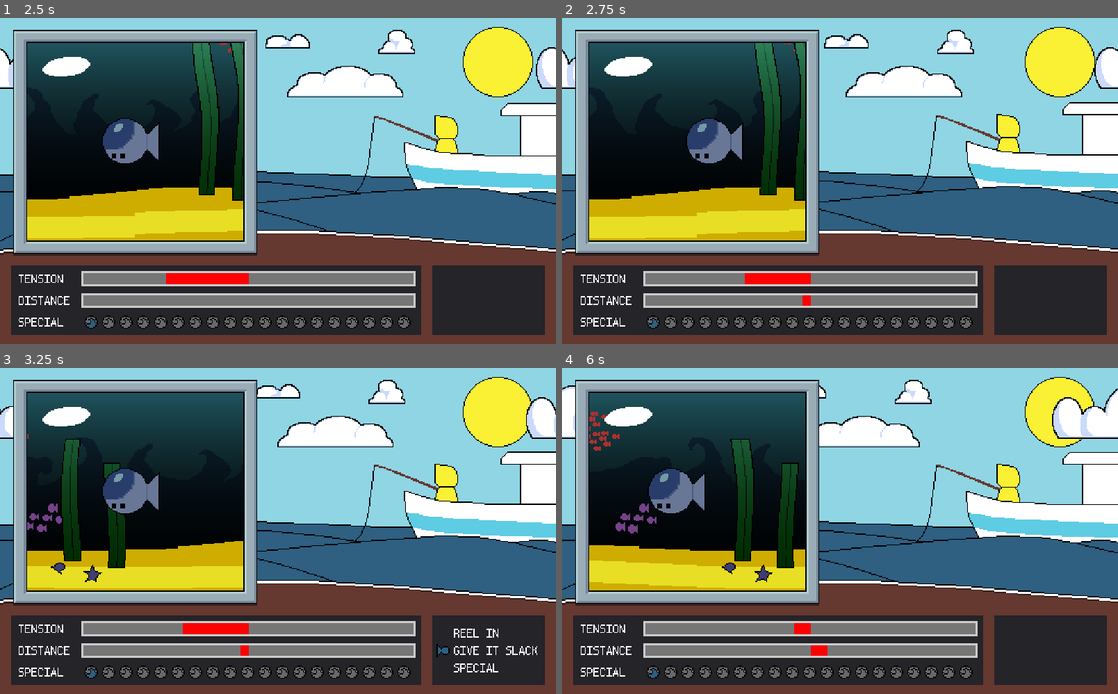
Above: before the commit, frames 1-4 (two rows, left to right).
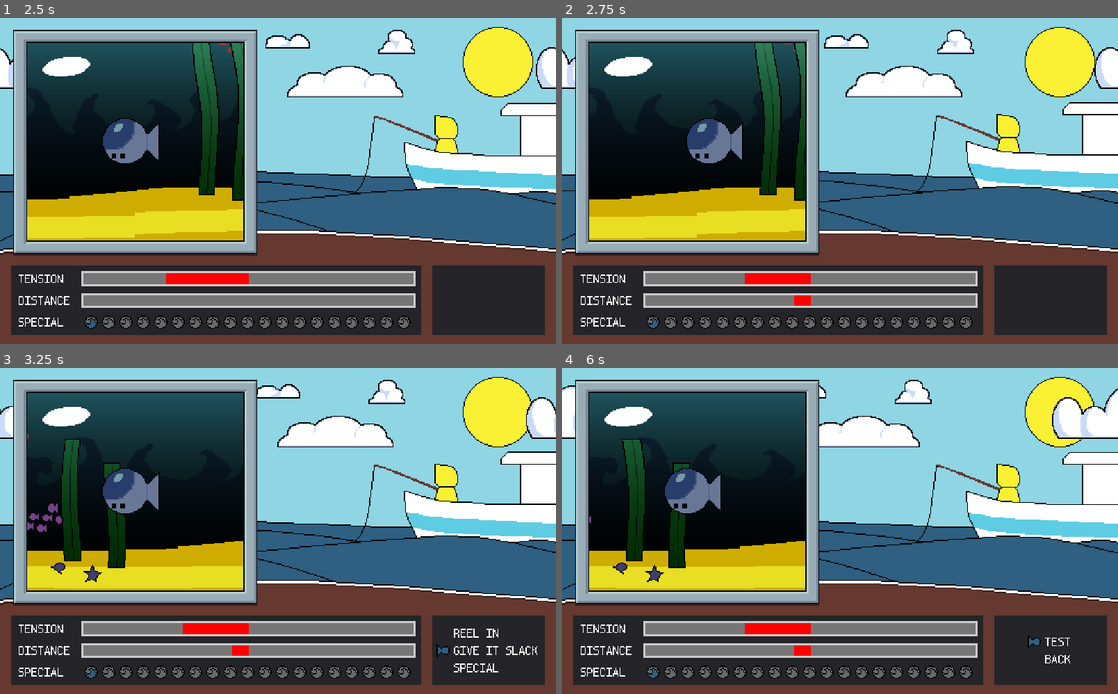
Above: after the commit, the same moments.

Repository: TateKennington/Battle-Fish-Saga
Game: Godot game, scene res://GUI/MainMenu.tscn
Two runs of this game, one before a commit and one after it. Both use one fixed random seed, a clock stepped at 60 frames per second and the inputs below. The engine's default icon, where the game draws it, is replaced by a stand-in: a white triangle on a blue panel in a dark square.
Inputs:
- Up to frame 1 (2.5 s): tap Enter at 0.5 s; hold Up 0.53-1.28 s; tap Space at 0.77, 1.52 s; hold Down 1.28-2.03 s; hold Up from 2.03 s (still down)
- Up to frame 2 (2.75 s): keep holding Up
- Up to frame 3 (3.25 s): keep holding Up; tap Space at 3.02 s
- Up to frame 4 (6 s): release Up at 3.53 s; hold Down 3.53-5.78 s; tap Space at 3.77, 4.52 s; hold Up from 5.78 s (still down)

Frame 1 is identical in both runs. In frame 2, less than 0.1% of the frame differs, in the area x 41-44%, y 85-89%; in frame 3, less than 0.1%; in frame 4, 6.5%, in the area x 4-92%, y 13-91%.

Commit message:
Refactor abilities to extend Resource

Diff:
--- a/Battle.gd
+++ b/Battle.gd
@@ -9,20 +9,23 @@
 
 var distance: float = 0;
 var tension: float = 0;
+
+var tension_points: int = 0;
+var slack_points: int = 0;
+
 var time: float = 0;
 
 func _ready():
 	enemy.connect("move", self, "on_move");
-	player.connect_abilities(self)
 	gui.set_tension(0)
 	gui.set_distance(0)
 
-	var move_list = player.get_moves_list();
-	gui.set_moves_list(move_list)
-	for move in move_list:
+	gui.set_moves_list(player.abilities)
+	for move in player.abilities:
 		if move.fish_animation == null:
 			continue
-		enemy.add_animation(move.move_name.to_lower(), move.fish_animation)
+		print(move.move_name)
+		enemy.add_animation(move.move_name, move.fish_animation)
 	play_turn();
 
 func play_turn():
@@ -31,8 +34,10 @@
 	check_end();
 	if tension >= 0 :
 		gui.push_special(Special_Counter.State.Tense)
+		tension_points += 1
 	else:
 		gui.push_special(Special_Counter.State.Slack)
+		slack_points += 1
 	yield(get_tree().create_timer(1), 'timeout')
 	enemy.play_turn()
 	yield(enemy, "turn_finished")
@@ -47,15 +52,20 @@
 		emit_signal("lose")
 		SceneManager.load_mainmenu();
 
-func on_move(distance_change: float, tension_change: float, move_name: String):
-	print(distance_change)
-	print(tension_change)
-	distance += distance_change;
-	tension += tension_change;
+func on_move(move: Ability):
+	distance += move.distance_change;
+	tension += move.tension_change;
+
+	tension_points -= move.tension_cost;
+	slack_points -= move.slack_cost;
+
 	gui.set_tension(tension);
 	gui.set_distance(distance);
 
-	enemy.play_animation(move_name)
+	enemy.play_animation(move.move_name)
+
+func can_use_move(move: Ability):
+	return tension_points >= move.tension_cost && slack_points >= move.slack_cost
 
 func _process(delta: float):
 	time += delta
--- a/Battle.tscn
+++ b/Battle.tscn
@@ -126,3 +126,4 @@
 current = true
 limit_top = 0
 limit_bottom = 300
+[connection signal="choose_move" from="CanvasLayer/BattleGUI" to="." method="on_move"]
--- /dev/null
+++ b/Enemy/DonkFish/Donk.tres
@@ -0,0 +1,11 @@
+[gd_resource type="Resource" load_steps=2 format=2]
+
+[ext_resource path="res://Player/Abilities/Ability.gd" type="Script" id=1]
+
+[resource]
+script = ExtResource( 1 )
+move_name = "Donk"
+tension_cost = 0
+slack_cost = 0
+tension_change = 10
+distance_change = -10
--- a/Enemy/DonkFish/DonkFish.gd
+++ b/Enemy/DonkFish/DonkFish.gd
@@ -2,7 +2,9 @@
 
 signal move(distance_change, tension_change, move_name)
 
+export(Resource) var donk;
+
 func play_turn():
-	emit_signal("move", -5, 10, 'donk')
+	emit_signal("move", donk)
 	yield(anim_player, 'animation_finished')
 	.play_turn();
--- a/Enemy/DonkFish/DonkFish.tscn
+++ b/Enemy/DonkFish/DonkFish.tscn
@@ -1,8 +1,9 @@
-[gd_scene load_steps=5 format=2]
+[gd_scene load_steps=6 format=2]
 
 [ext_resource path="res://Enemy/Enemy.tscn" type="PackedScene" id=1]
 [ext_resource path="res://Enemy/DonkFish/DonkFish.gd" type="Script" id=2]
 [ext_resource path="res://Enemy/DonkFish/DonkFish.png" type="Texture" id=3]
+[ext_resource path="res://Enemy/DonkFish/Donk.tres" type="Resource" id=4]
 
 [sub_resource type="Animation" id=1]
 resource_name = "donk"
@@ -48,6 +49,7 @@
 
 [node name="DonkFish" instance=ExtResource( 1 )]
 script = ExtResource( 2 )
+donk = ExtResource( 4 )
 
 [node name="Sprite" parent="." index="0"]
 texture = ExtResource( 3 )
--- a/GUI/BattleGUI.gd
+++ b/GUI/BattleGUI.gd
@@ -9,6 +9,7 @@
 onready var distance_bar: TensionBar = $StatsPanel/Distance/DistanceBar
 onready var special_bar = $StatsPanel/Special/SpecialBar
 onready var menu: Menu = $Panel/CenterContainer/Menu
+onready var battle = get_tree().root.get_node('Battle');
 
 var moves_list;
 var current_menu;
@@ -30,12 +31,10 @@
 			moves_list["basics"].append(move);
 
 	current_menu = "basics"
-	var special = Ability.new();
-	special.move_name = 'special'
+	var special = Ability.new('special');
 	moves_list["basics"].append(special);
 
-	var back = Ability.new();
-	back.move_name = 'back'
+	var back = Ability.new('back');
 	moves_list["specials"].append(back);
 	update_menu();
 
@@ -52,6 +51,8 @@
 
 func select_move(index: int):
 	var current_move: Ability = moves_list[current_menu][index]
+	if !battle.can_use_move(current_move):
+		return
 	if current_move.move_name == "special":
 		change_menu("specials")
 		return;
@@ -62,12 +63,11 @@
 	if current_move.tension_cost > 0 || current_move.slack_cost > 0:
 		special_bar.spend(current_move.tension_cost, current_move.slack_cost)
 	special_bar.clear_cost()
-	current_move.ability();
-	emit_signal("choose_move")
+	emit_signal("choose_move", current_move)
 
 func hover_move(index: int):
 	var current_move: Ability = moves_list[current_menu][index]
-	if current_move.tension_cost > 0 || current_move.slack_cost > 0:
+	if current_move.tension_cost > 0 || current_move.slack_cost > 0 && battle.can_use_move(current_move):
 		special_bar.show_cost(current_move.tension_cost, current_move.slack_cost)
 		return;
 	special_bar.clear_cost()
--- a/Player/Abilities/Ability.gd
+++ b/Player/Abilities/Ability.gd
@@ -1,13 +1,28 @@
-extends Node;
+extends Resource;
 
 class_name Ability
 
-signal move(distance_change, tension_change, move_name);
+export(String) var move_name: String setget set_move_name
+export(int) var tension_cost: int;
+export(int) var slack_cost: int;
+export(int) var tension_change: int;
+export(int) var distance_change: int;
+export(Animation) var fish_animation: Animation;
 
-var move_name: String = 'Unnamed'
-var tension_cost: int = 0;
-var slack_cost: int = 0;
-var fish_animation: Animation;
+func set_move_name(new_move_name: String):
+	move_name = new_move_name.to_lower()
 
-func ability():
-	print("Ability not implemented")
+func _init(
+	_move_name = 'Unnamed'.to_lower(),
+	_tension_change = 0,
+	_distance_change = 0,
+	_fish_animation = null,
+	_tension_cost = 0,
+	_slack_cost = 0
+):
+	move_name = _move_name.to_lower()
+	tension_change = _tension_change
+	distance_change = _distance_change
+	fish_animation = _fish_animation
+	tension_cost = _tension_cost
+	slack_cost = _slack_cost
--- a/Player/Abilities/GiveItSlack/GiveItSlack.gd
+++ /dev/null
@@ -1,7 +0,0 @@
-extends "res://Player/Abilities/Ability.gd"
-
-func _ready():
-	move_name = "Give it Slack"
-
-func ability():
-	emit_signal("move", 0, -50, move_name.to_lower())
--- /dev/null
+++ b/Player/Abilities/GiveItSlack/GiveItSlack.tres
@@ -0,0 +1,11 @@
+[gd_resource type="Resource" load_steps=2 format=2]
+
+[ext_resource path="res://Player/Abilities/Ability.gd" type="Script" id=1]
+
+[resource]
+script = ExtResource( 1 )
+move_name = "Give it Slack"
+tension_cost = 0
+slack_cost = 0
+tension_change = -50
+distance_change = 0
--- a/Player/Abilities/ReelIn/ReelIn.gd
+++ /dev/null
@@ -1,8 +0,0 @@
-extends "res://Player/Abilities/Ability.gd"
-
-func _ready():
-	move_name = "Reel In"
-	fish_animation = load('res://Player/Abilities/ReelIn/FishAnimation.tres')
-
-func ability():
-	emit_signal("move", 20, 20, move_name.to_lower())
--- /dev/null
+++ b/Player/Abilities/ReelIn/ReelIn.tres
@@ -0,0 +1,13 @@
+[gd_resource type="Resource" load_steps=3 format=2]
+
+[ext_resource path="res://Player/Abilities/Ability.gd" type="Script" id=1]
+[ext_resource path="res://Player/Abilities/ReelIn/FishAnimation.tres" type="Animation" id=2]
+
+[resource]
+script = ExtResource( 1 )
+move_name = "Reel In"
+tension_cost = 0
+slack_cost = 0
+tension_change = 20
+distance_change = 20
+fish_animation = ExtResource( 2 )
--- a/Player/Player.gd
+++ b/Player/Player.gd
@@ -2,11 +2,4 @@
 
 class_name Player
 
-onready var abilities = $Abilities;
-
-func get_moves_list() -> Array:
-	return abilities.get_children();
-
-func connect_abilities(reciever: Object):
-	for ability in abilities.get_children():
-		ability.connect('move', reciever, 'on_move')
+export(Array, Resource) var abilities = [];
--- a/Player/Player.tscn
+++ b/Player/Player.tscn
@@ -1,24 +1,22 @@
-[gd_scene load_steps=6 format=2]
+[gd_scene load_steps=7 format=2]
 
 [ext_resource path="res://Player/Player.gd" type="Script" id=1]
-[ext_resource path="res://Player/Abilities/ReelIn/ReelIn.gd" type="Script" id=2]
-[ext_resource path="res://Player/Abilities/GiveItSlack/GiveItSlack.gd" type="Script" id=3]
+[ext_resource path="res://Player/Abilities/GiveItSlack/GiveItSlack.tres" type="Resource" id=2]
+[ext_resource path="res://Player/Abilities/ReelIn/ReelIn.tres" type="Resource" id=3]
 [ext_resource path="res://Player/Player.png" type="Texture" id=4]
-[ext_resource path="res://Player/Test.gd" type="Script" id=5]
+[ext_resource path="res://Player/Abilities/Ability.gd" type="Script" id=6]
+
+[sub_resource type="Resource" id=3]
+script = ExtResource( 6 )
+move_name = "Test"
+tension_cost = 1
+slack_cost = 0
+tension_change = 10
+distance_change = 10
 
 [node name="Player" type="Node2D"]
 script = ExtResource( 1 )
+abilities = [ ExtResource( 3 ), ExtResource( 2 ), SubResource( 3 ) ]
 
 [node name="Sprite" type="Sprite" parent="."]
 texture = ExtResource( 4 )
-
-[node name="Abilities" type="Node2D" parent="."]
-
-[node name="ReelIn" type="Node2D" parent="Abilities"]
-script = ExtResource( 2 )
-
-[node name="GiveItSlack" type="Node2D" parent="Abilities"]
-script = ExtResource( 3 )
-
-[node name="Test" type="Node2D" parent="Abilities"]
-script = ExtResource( 5 )
--- a/Player/Test.gd
+++ /dev/null
@@ -1,8 +0,0 @@
-extends "res://Player/Abilities/Ability.gd"
-
-func _ready():
-	move_name = 'Test'
-	tension_cost = 1;
-
-func ability():
-	emit_signal("move", 20, 20, move_name.to_lower())
--- a/project.godot
+++ b/project.godot
@@ -9,7 +9,7 @@
 config_version=4
 
 _global_script_classes=[ {
-"base": "Node",
+"base": "Resource",
 "class": "Ability",
 "language": "GDScript",
 "path": "res://Player/Abilities/Ability.gd"
